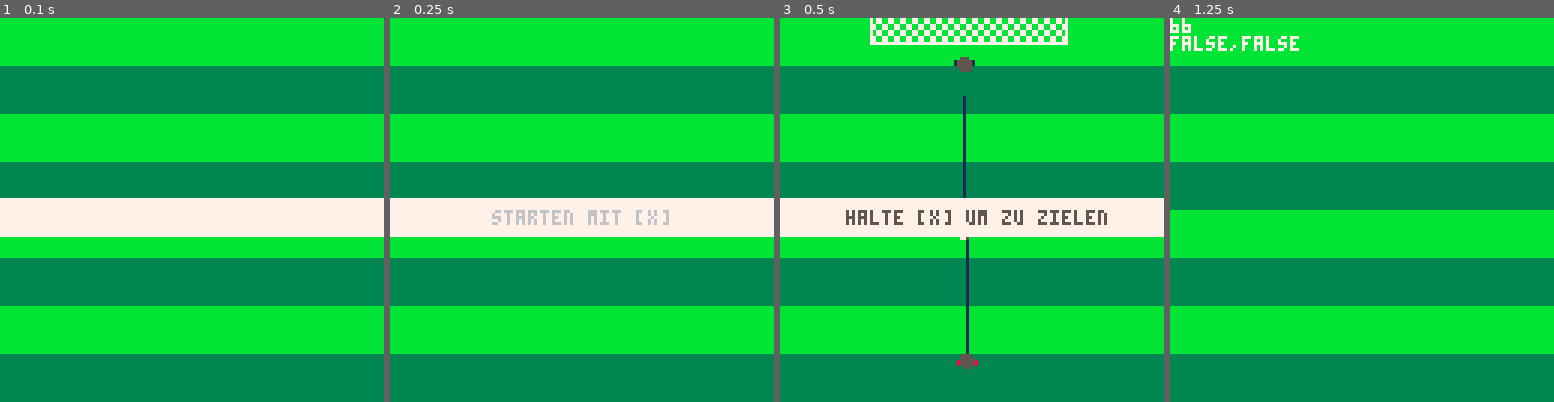
Above: before the commit, frames 1-4 (left to right).
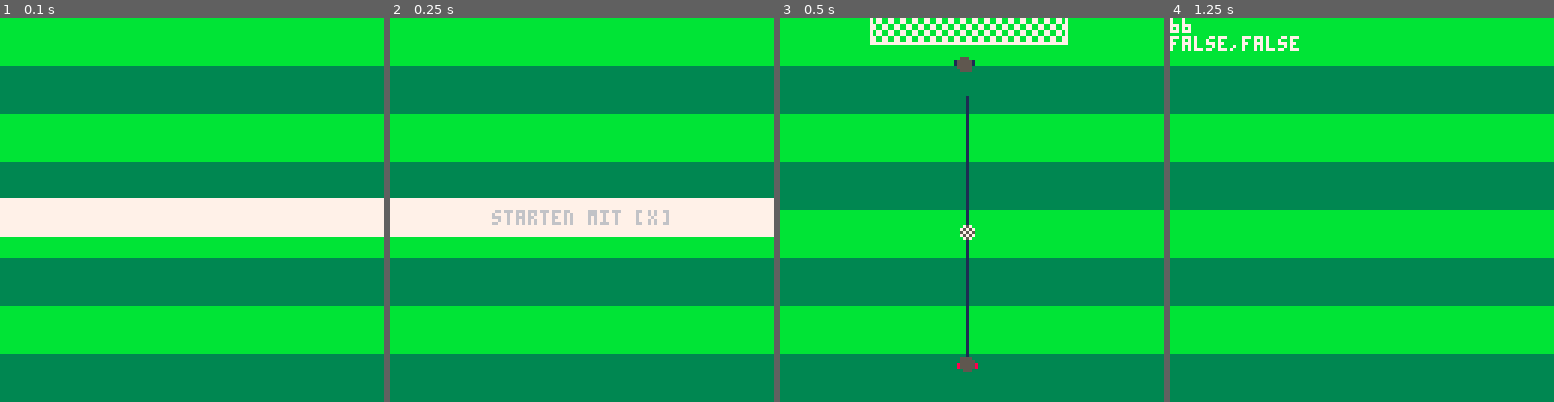
Above: after the commit, the same moments.

Repository: zothynine/torchance
Game: PICO-8 cartridge elfmeter.p8
The game is run twice, just before and just after one commit, with the same random seed, the same clock (stepped at 60 frames per second) and the same inputs.
Inputs:
- Up to frame 1 (0.1 s): no input
- Up to frame 2 (0.25 s): no input
- Up to frame 3 (0.5 s): tap X (X key) at 0.33 s
- Up to frame 4 (1.25 s): tap X (X key) at 1.07 s

Frames 1-2 are identical in both runs. In frame 3, 11% of the frame differs, in the area x 0-100%, y 20-93%; in frame 4, nothing differs.

Commit message:
Refine aiming and stuff

Diff:
--- a/elfmeter.p8
+++ b/elfmeter.p8
@@ -19,7 +19,7 @@
 	end
 end
 
-function draw_field()
+function draw_field_top()
 	map(0,0,0,0,16,16)
 end
 
@@ -60,7 +60,7 @@
 
 function draw_start()
 	cls()
-	draw_field()
+	draw_field_top()
 
 	--show start hint
 	blink_hint_txt()
@@ -105,14 +105,14 @@
 
 function draw_aim()
 	cls()
-	draw_field()
+	draw_field_top()
 	--goal top
 	draw_goal_top()
 	--aiming line
-	line(aim_x-1,26,player.x+3,player.y+3,1)
+	line(aim_x,26,player.x+3,player.y+3,1)
 	--ball
-	fillp(4+8+64+128+ 	256+512+4096+8192)
-	circfill(61,71,2,0x57)
+	fillp(ball.smallp)
+	circfill(ball.x,ball.y,ball.r,ball.col)
 	fillp()
 	--player
 	spr(1,player.x,player.y,1,1)
@@ -122,11 +122,11 @@
 	pal()
 
 	--show aiming hint
-	if not aiming.started then
-		blink_hint_txt()
-		rectfill(0,60,127,72,7)
-		print("halte [x] um zu zielen",22,64,hint.txtcol)
-	end
+--	if not aiming.started then
+--	 blink_hint_txt()
+--		rectfill(0,60,127,72,7)
+--		print("halte [x] um zu zielen",22,64,hint.txtcol)
+--	end
 
 end
 -->8
@@ -148,7 +148,7 @@
 
 function draw_kick()
 	cls()
-	draw_field()
+	draw_field_top()
 
 	--debug
 	color(7)
@@ -178,8 +178,9 @@
 	kicking = {}
 	aiming = {}
 	hint = {}
+	ball = {}
 	player.x = 59
-	player.y = 112
+	player.y = 113
 	aiming.direction = -1
 	aiming.started = false
 	aiming.ended = false
@@ -190,6 +191,12 @@
 	hint.colpos = 1
 	hint.txtcol = hint.colors[1]
 	hint.blinktimer = 0
+	ball.r = 2
+	ball.x = 62
+	ball.y = 71
+	ball.col = 0x57
+	ball.bigp = 0b0011001111001100
+	ball.smallp = 0b0101101001011010
 	_update60 = update_start
 	_draw = draw_start
 end
